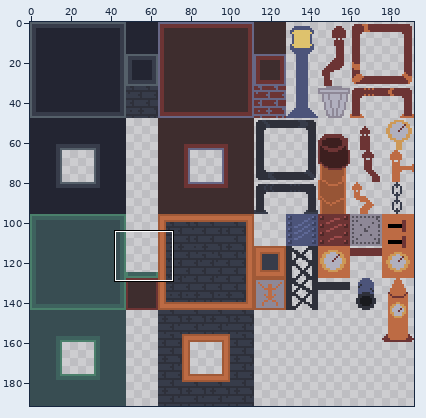
Two states of a sprite sheet, graphics/images/terrain/bh_tileset_atlas.png. Above, an overview of the earlier version with the close-up marked.
Close-up. Before:
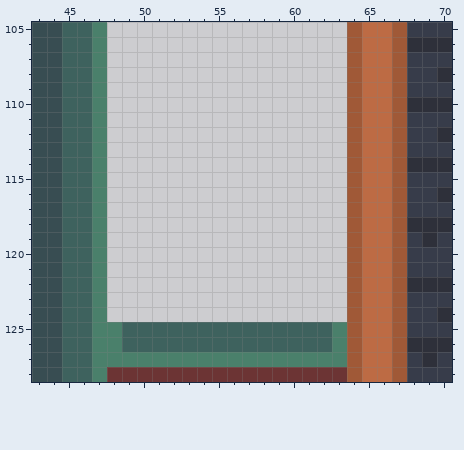
The file is 192x192 pixels. Pixels under 10% opacity are left out. Shown: x 43..70, y 105..128.
After the commit:
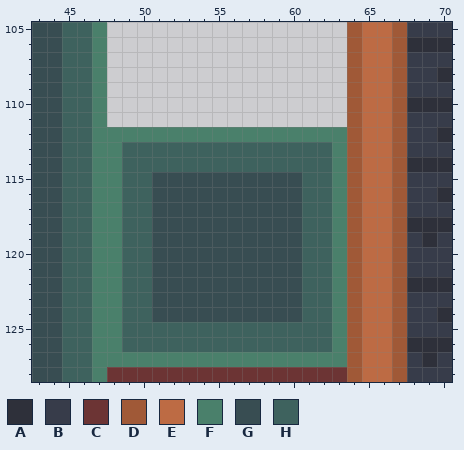
Palette (. is transparent): A #2e303a  B #373c4a  C #6c3434  D #a05937  E #bd6b44  F #4a806b  G #384d52  H #3e625e
The exact change:
{"y":112,"x":48,"old":"................","new":"FFFFFFFFFFFFFFFF"}
{"y":113,"x":48,"old":"................","new":"FHHHHHHHHHHHHHHF"}
{"y":114,"x":48,"old":"................","new":"FHHHHHHHHHHHHHHF"}
{"y":115,"x":48,"old":"................","new":"FHHGGGGGGGGGGHHF"}
{"y":116,"x":48,"old":"................","new":"FHHGGGGGGGGGGHHF"}
{"y":117,"x":48,"old":"................","new":"FHHGGGGGGGGGGHHF"}
{"y":118,"x":48,"old":"................","new":"FHHGGGGGGGGGGHHF"}
{"y":119,"x":48,"old":"................","new":"FHHGGGGGGGGGGHHF"}
{"y":120,"x":48,"old":"................","new":"FHHGGGGGGGGGGHHF"}
{"y":121,"x":48,"old":"................","new":"FHHGGGGGGGGGGHHF"}
{"y":122,"x":48,"old":"................","new":"FHHGGGGGGGGGGHHF"}
{"y":123,"x":48,"old":"................","new":"FHHGGGGGGGGGGHHF"}
{"y":124,"x":48,"old":"................","new":"FHHGGGGGGGGGGHHF"}
{"label":"added","picture_box":[107,127,347,322]}
